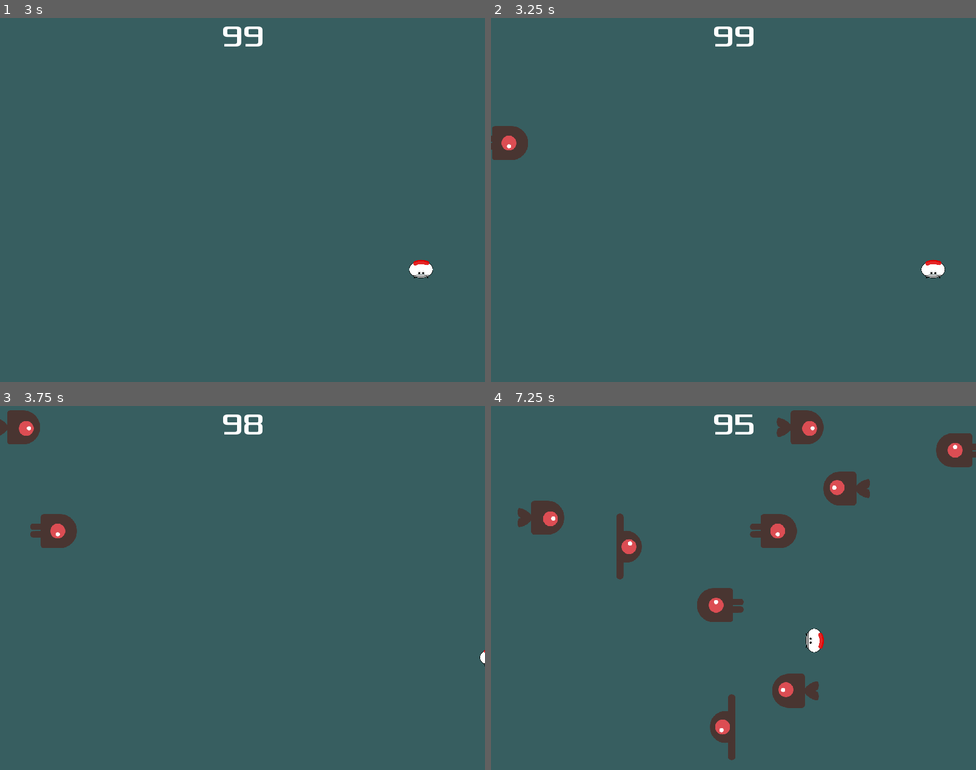
Above: before the commit, frames 1-4 (two rows, left to right).
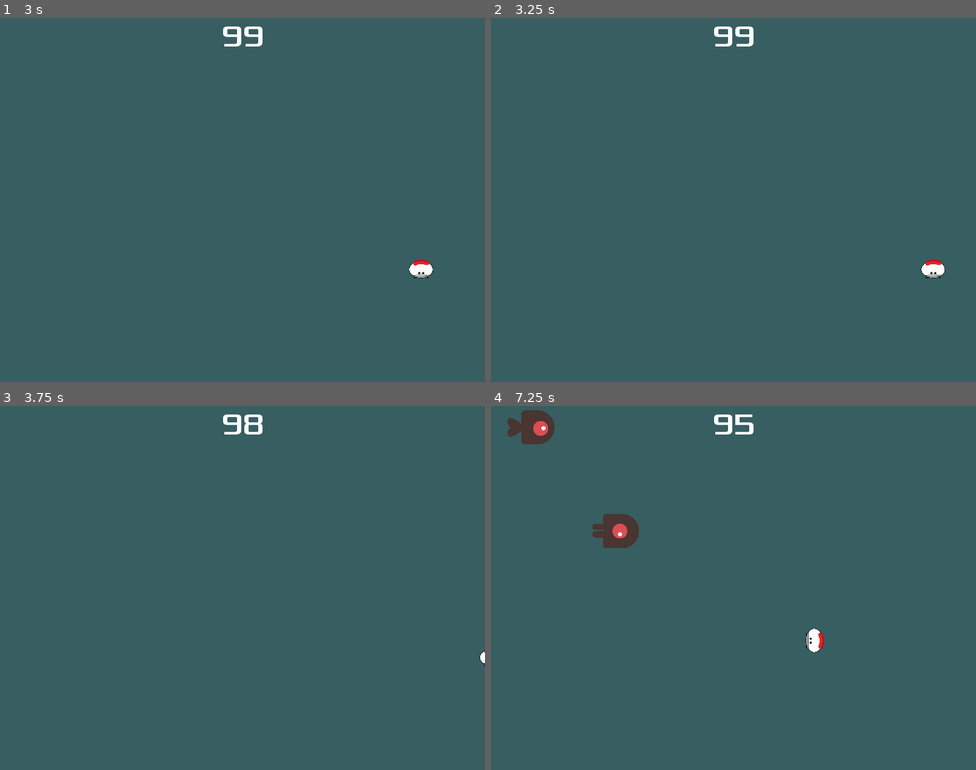
Above: after the commit, the same moments.

Repository: gameraccoon/ludum-dare-54
Game: Godot game, scene res://Main.tscn
Two runs of this game, one before a commit and one after it. Both use one fixed random seed, a clock stepped at 60 frames per second and the inputs below.
Inputs:
- Up to frame 1 (3 s): click "Start" at 0.5 s; tap Enter (start_game) at 1.25, 1.35, 2.1, 2.85 s; hold Right 1.28-2.03 s; hold Down 2.03-2.78 s; hold Right from 2.78 s (still down)
- Up to frame 2 (3.25 s): keep holding Right
- Up to frame 3 (3.75 s): release Right at 3.53 s; hold Up from 3.53 s (still down); tap Enter (start_game) at 3.6 s
- Up to frame 4 (7.25 s): release Up at 4.28 s; hold Left 4.28-5.78 s; tap Enter (start_game) every 0.75 s from 4.35 to 6.6 s; hold Down 5.78-6.53 s; hold Right from 6.53 s (still down)

Frame 1 is identical in both runs. In frame 2, 0.6% of the frame differs, in the area x 0-8%, y 29-39%; in frame 3, 1.3%; in frame 4, 6.8%, in the area x 3-100%, y 1-98%.

Commit message:
Slow down enemies

Diff:
--- a/Main.gd
+++ b/Main.gd
@@ -49,7 +49,7 @@
 	mob.rotation = direction
 
 	# Choose the velocity for the mob.
-	var velocity = Vector2(rand_range(150.0, 250.0), 0.0)
+	var velocity = Vector2(rand_range(100.0, 150.0), 0.0)
 	mob.linear_velocity = velocity.rotated(direction)
 
 	# Spawn the mob by adding it to the Main scene.
--- a/Main.tscn
+++ b/Main.tscn
@@ -29,7 +29,7 @@
 [node name="Player" parent="." instance=ExtResource( 3 )]
 
 [node name="MobTimer" type="Timer" parent="."]
-wait_time = 0.5
+wait_time = 2.0
 
 [node name="ScoreTimer" type="Timer" parent="."]
 wait_time = 0.25
